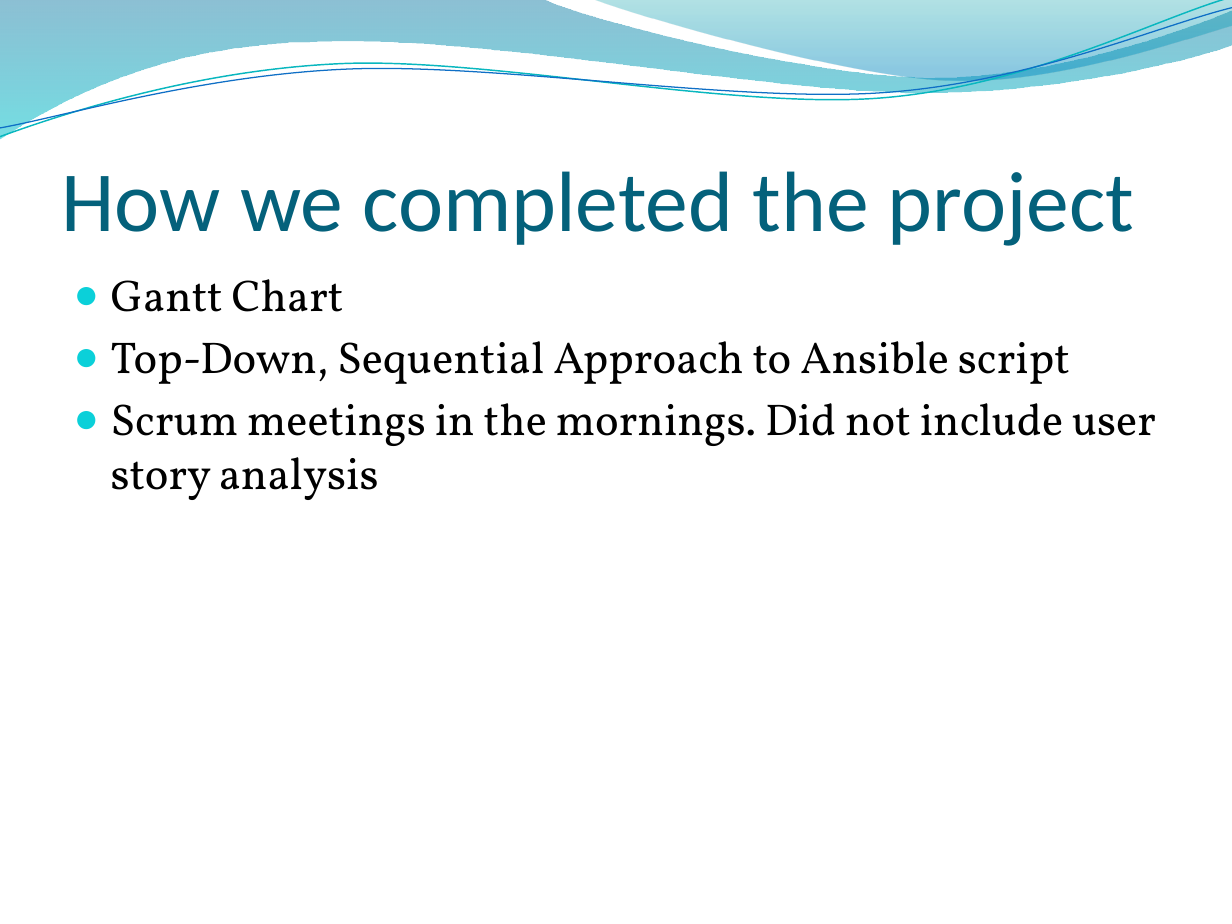
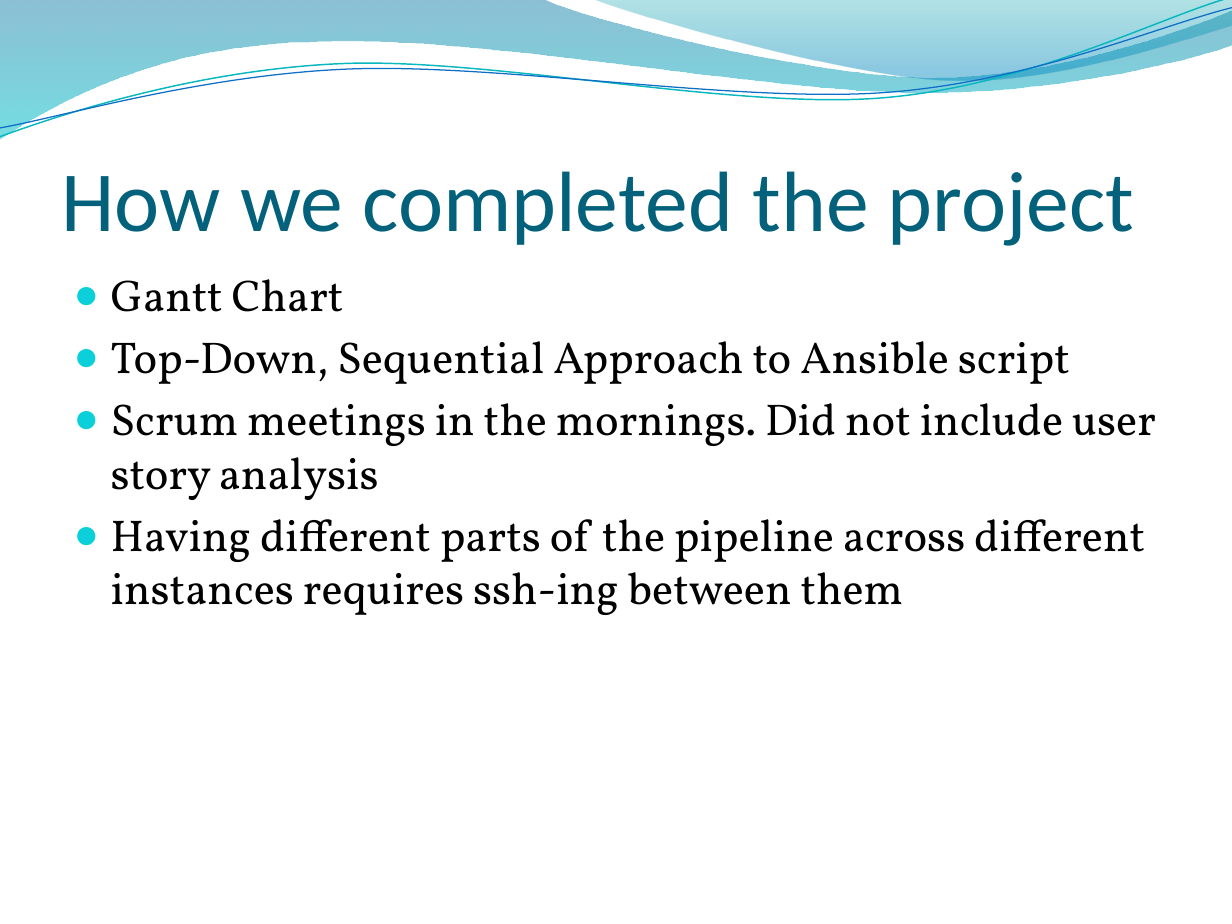
Before and after one commit to Brad94/Team2CIProject, a slide deck: slide 31 of Presentation.pptx (slide 26 before the commit). Drawn at 1232x924 pixels with LibreOffice and Linux fonts; fonts in the diff are those of the drawing; background and template pictures are left out. Boxes give left, top, right and bottom in pixels: in the first picture for what was removed or moved away, otherwise in the second. Text is boxed around its words. In the diff, an @@ line names an element or a change of style, - is before the commit and + after.

```diff
--- a/Presentation.pptx
+++ b/Presentation.pptx
@@ text at (x1=111, y1=519, x2=1145, y2=615): paragraph added @@
+● Having different parts of the pipeline across different instances requires ssh-ing between them
```
Also in this commit, not shown: 8 other slides changed, 5 slides added.
